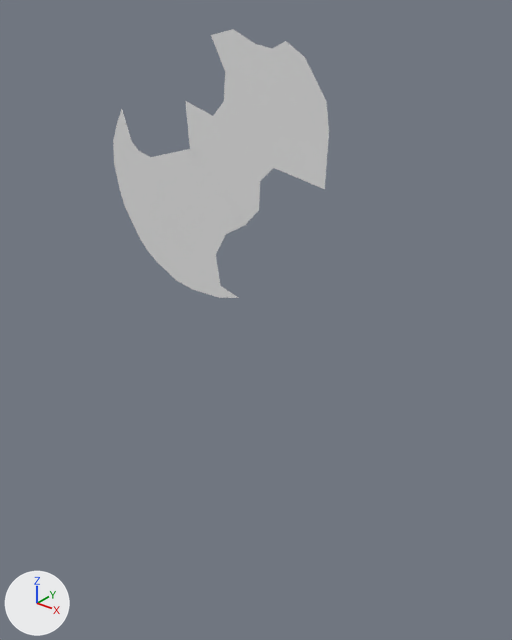
What one commit did to the Blender file Axe.blend.
The view is the same before and after, from a camera (50 mm lens) standing at (1.5, -2.31, 2.1) and looking at (-0.18, -0.21, 0.8). The lights are fixed; the arrows at lower left show +X, +Y and +Z.
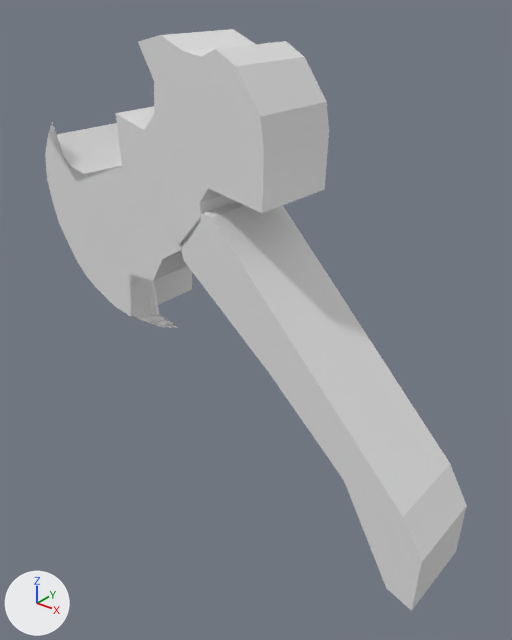
Commit message: Axe done

Edits to the scene script, one JSON object a line:
```json
{"block": "me_plane", "where": "# used by ob_plane; location = (0.0, 0.0, 0.0); rotation_euler = (1.571, 0.0, 0.0), in degrees (90, 0, 0)"}
{"op": "remove", "block": "me_plane", "code": "me_plane.from_pydata(...)  # 31 vertices, 16 faces; spans x -1.252..-0.402, y 0.716..1.54, z 0.0"}
{"op": "add", "block": "me_plane", "code": "me_plane.from_pydata(...)  # 152 vertices, 120 faces, 2 loose edges; spans x -1.252..0.75, y -0.09..1.914, z 0.0..0.4"}
{"block": "me_plane", "change": "me_plane part 1: a new loose piece of 47 vertices spanning x -0.741..0.008, y 1.119..1.914, z 0.0..0.4"}
{"block": "me_plane", "change": "me_plane part 2: a new loose piece of 22 vertices spanning x -0.417..0.75, y -0.09..1.291, z 0.0..0.4"}
{"block": "me_plane", "change": "me_plane part 3: 7 vertices removed from x -1.161..-0.449, y 0.722..1.54, z 0.0; 59 vertices added at x -1.252..-0.402, y 0.716..1.54, z 0.0..0.4"}
{"op": "remove", "block": "ob_plane_001", "code": ["ob_plane_001 = bpy.data.objects.new('Plane.001', me_plane_001)", "ob_plane_001.location = (-0.004, 0.0, 0.0)", "ob_plane_001.rotation_euler = (1.571, 0.0, 0.0)  # degrees (90, 0, 0)"]}
```

Boxes (x1, y1, x2, y2) around the edits, measured in the pictures (512 x 640 px):
```json
{"object": "Plane", "change": "reshaped", "before": [113, 109, 246, 298], "after": [45, 29, 467, 611], "on screen": "216% wider, 207% taller"}
{"object": "Plane.001", "change": "deleted", "before": [185, 29, 329, 224]}
{"part": 1, "of": "me_plane", "change": "added", "after": [115, 29, 329, 245]}
{"part": 2, "of": "me_plane", "change": "added", "after": [180, 202, 467, 611]}
{"part": 3, "of": "me_plane", "change": "built on", "before": [117, 109, 239, 298], "after": [45, 121, 192, 328]}
```
